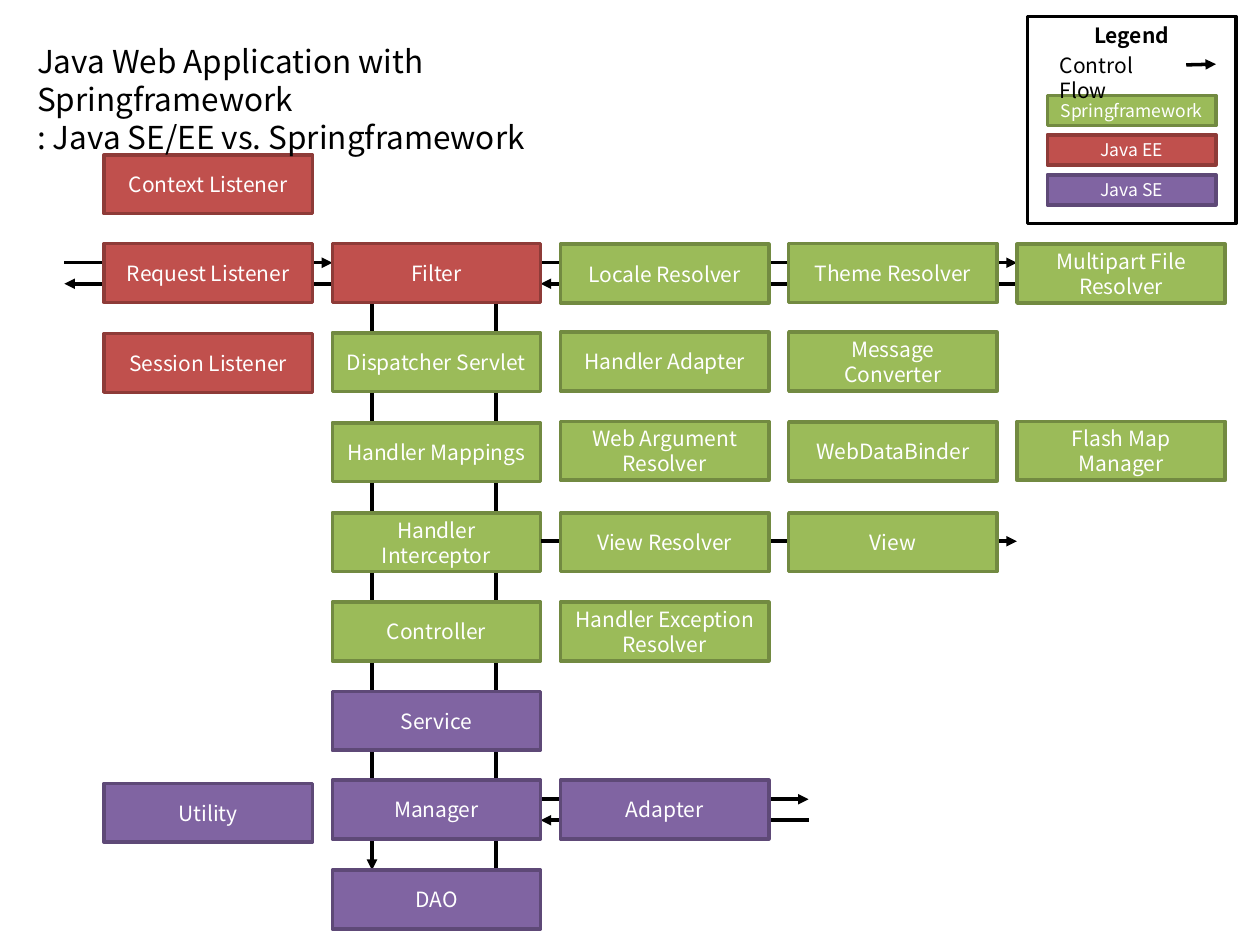
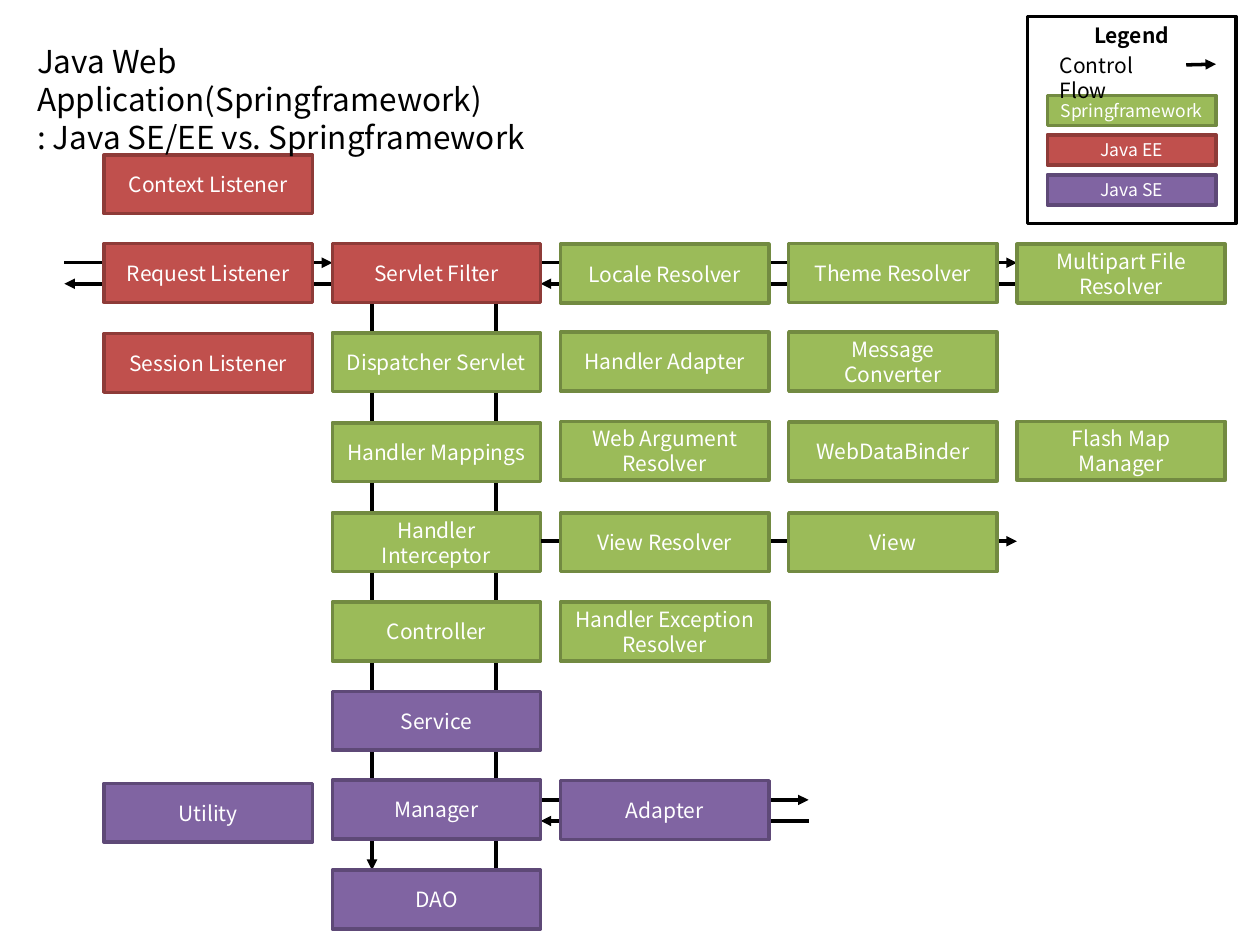
Before and after one commit to kwbaek/codelabor, a slide deck: slide 2 of documentation/draft/message/message.pptx (slide 1 before the commit). Drawn at 1260x945 pixels with LibreOffice and Linux fonts; fonts in the diff are those of the drawing. Boxes give left, top, right and bottom in pixels: in the first picture for what was removed or moved away, otherwise in the second. Text is boxed around its words. In the diff, an @@ line names an element or a change of style, - is before the commit and + after.

```diff
--- a/documentation/draft/message/message.pptx
+++ b/documentation/draft/message/message.pptx
@@ text at [37, 48, 482, 119]: text changed @@
-Java Web Application with Springframework
+Java Web Application(Springframework)
@@ text in rectangle at [374, 264, 499, 281]: text changed @@
-Filter
+Servlet Filter
```
Also in this commit, not shown: 4 other slides changed, 1 slide added.
